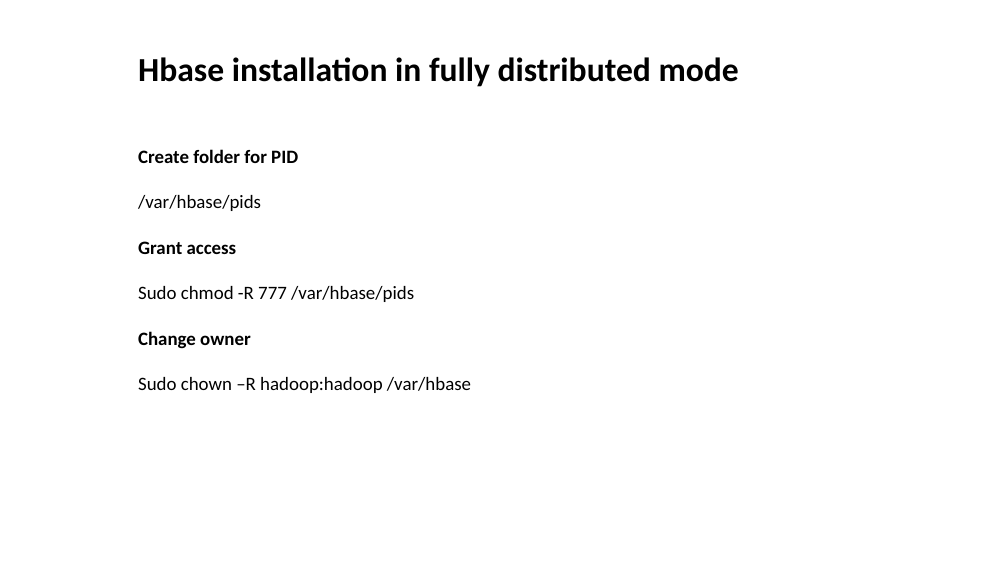
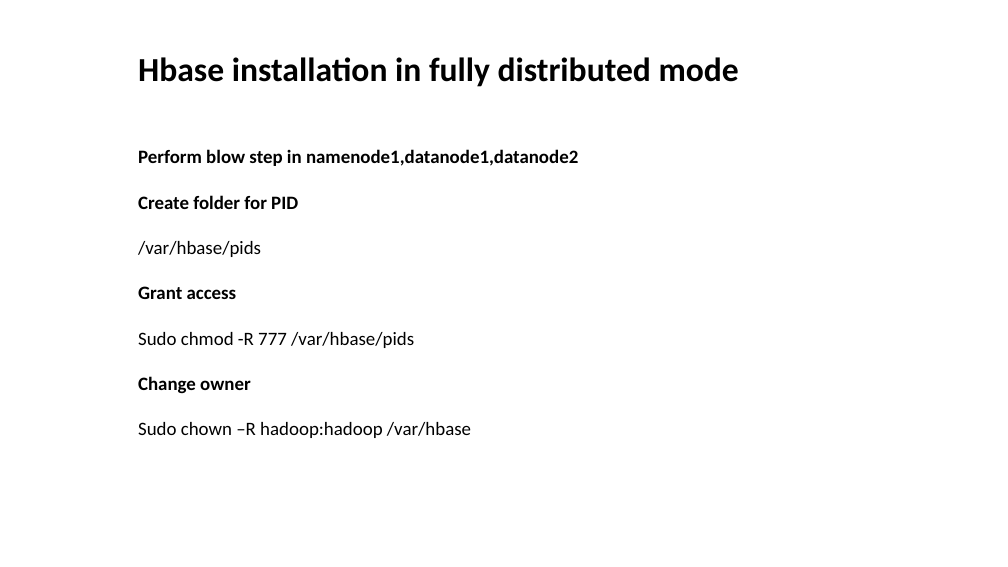
Before and after one commit to aashmishra/Bigdata_ppt, a slide deck: slide 8 of hbase.pptx (slide 7 before the commit). Drawn at 1008x567 pixels with LibreOffice and Linux fonts; fonts in the diff are those of the drawing. Boxes give left, top, right and bottom in pixels: in the first picture for what was removed or moved away, otherwise in the second. Text is boxed around its words. In the diff, an @@ line names an element or a change of style, - is before the commit and + after.

```diff
--- a/hbase.pptx
+++ b/hbase.pptx
@@ text at [138, 149, 578, 166]: paragraph added @@
+Perform blow step in namenode1,datanode1,datanode2
```
Also in this commit, not shown: 2 other slides changed, 16 slides added.
